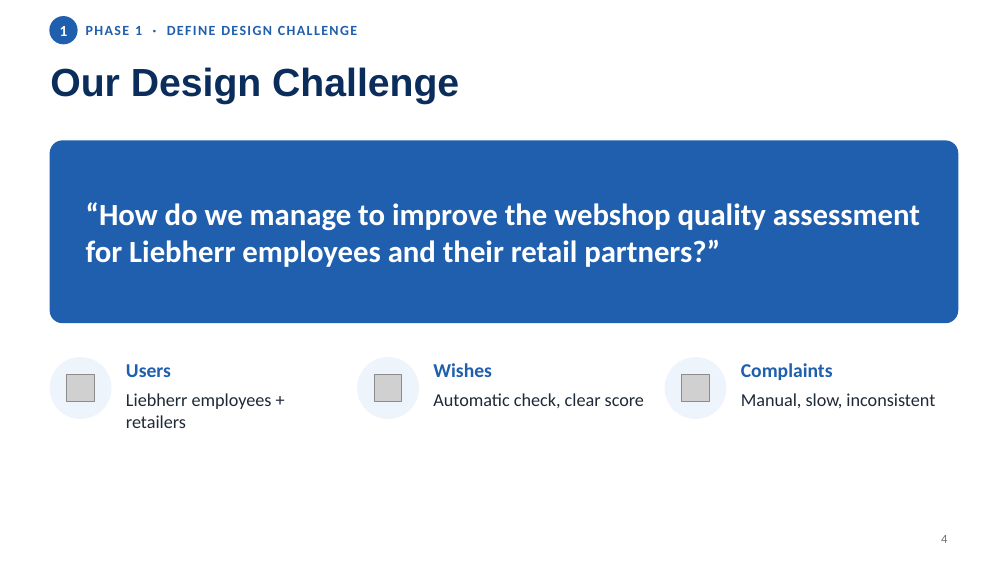
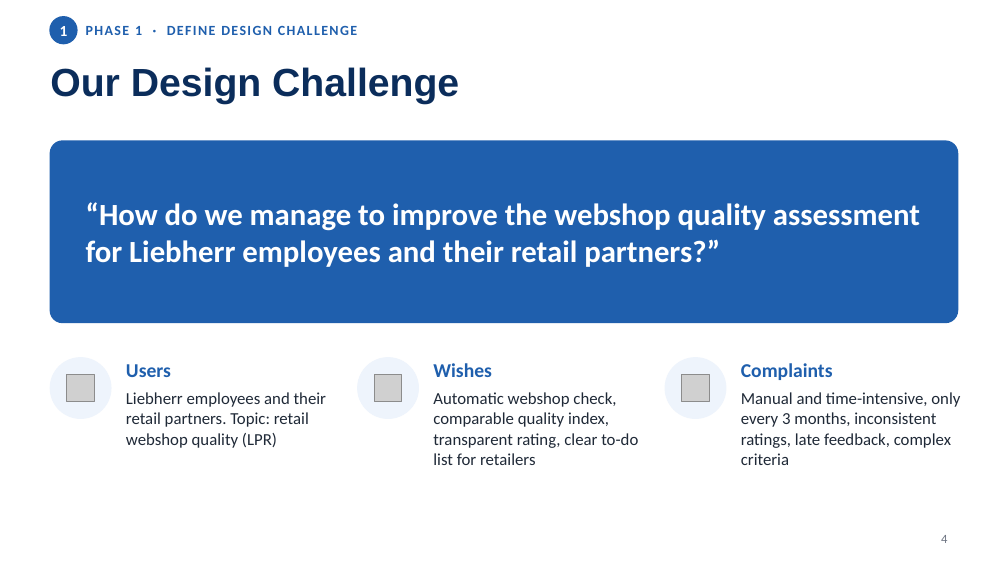
Before and after one commit to niv1999/liebherr-hackathon-2026, a slide deck: slide 4 of Liebherr5_DesignThinking_Journey.pptx. Drawn at 1008x567 pixels with LibreOffice and Linux fonts; fonts in the diff are those of the drawing; grey boxes stand for pictures. Boxes give left, top, right and bottom in pixels: in the first picture for what was removed or moved away, otherwise in the second. Text is boxed around its words. In the diff, an @@ line names an element or a change of style, - is before the commit and + after.

```diff
--- a/Liebherr5_DesignThinking_Journey.pptx
+++ b/Liebherr5_DesignThinking_Journey.pptx
@@ text at (126,392,326,448): text changed; size 13 to 12 pt @@
-Liebherr employees + retailers
+Liebherr employees and their retail partners. Topic: retail webshop quality (LPR)
@@ text at (433,392,638,465): text changed; size 13 to 12 pt @@
-Automatic check, clear score
+Automatic webshop check, comparable quality index, transparent rating, clear to-do list for retailers
@@ text at (741,392,960,465): text changed; size 13 to 12 pt @@
-Manual, slow, inconsistent
+Manual and time-intensive, only every 3 months, inconsistent ratings, late feedback, complex criteria
```
Also in this commit, not shown: 4 other slides changed, 1 other file.
